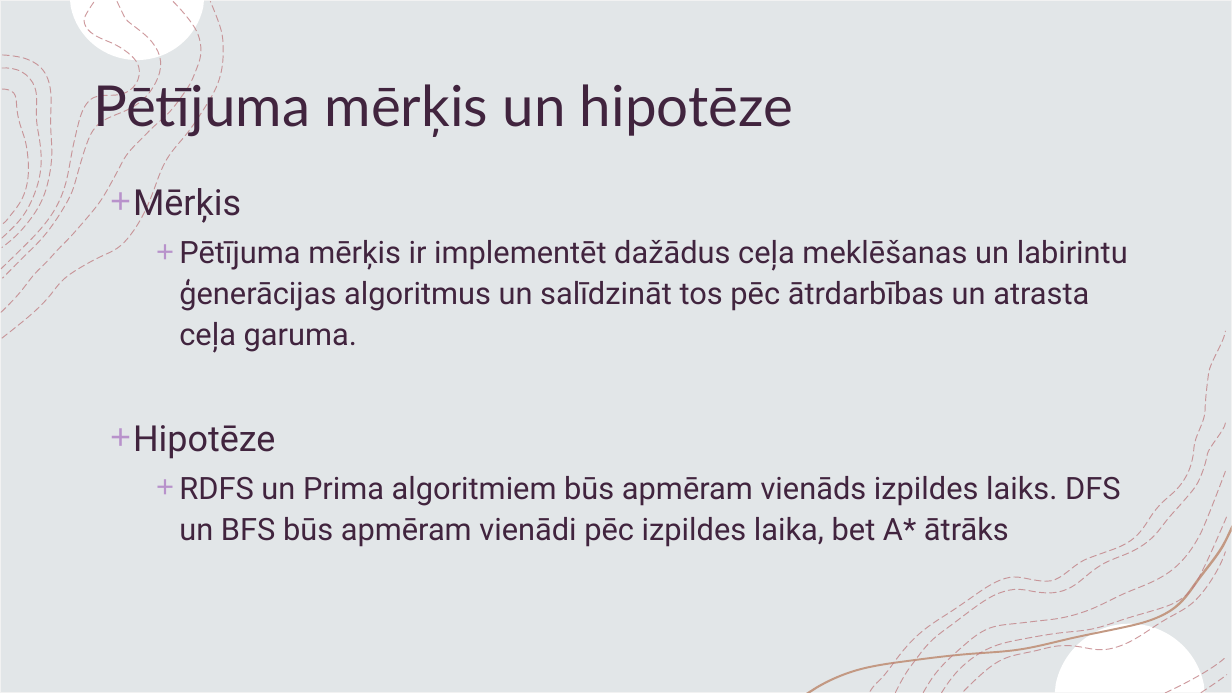
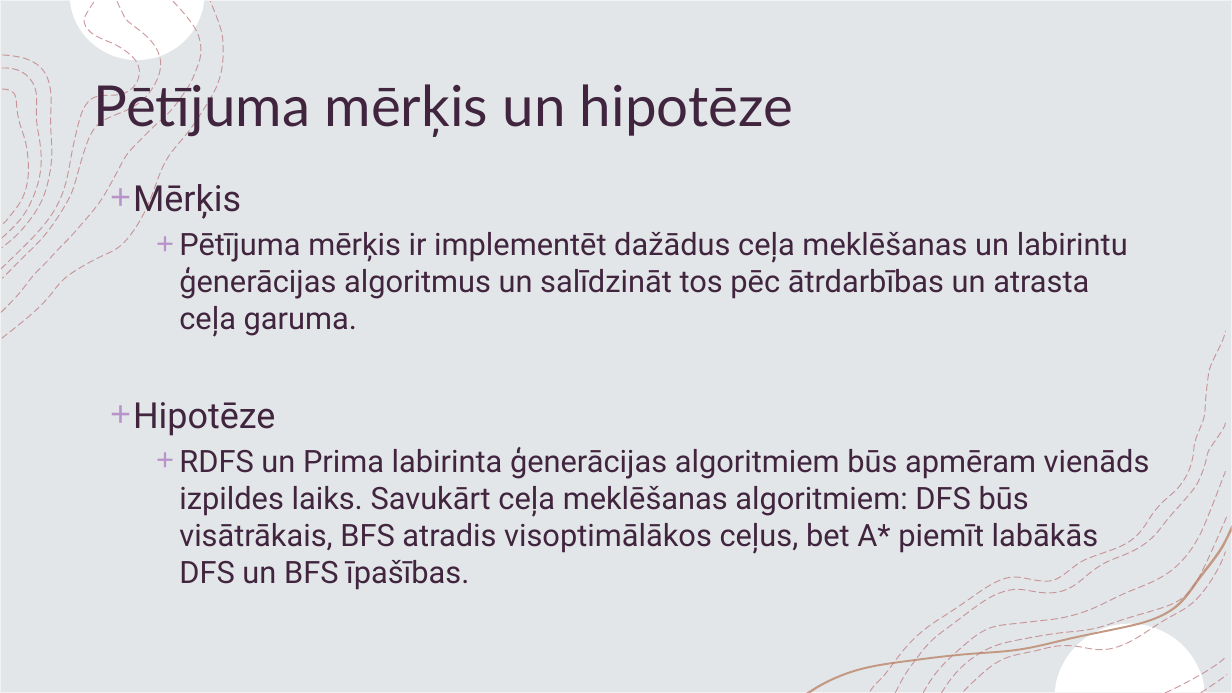
Before and after one commit to 4math/maze_solver, a slide deck: slide 2 of slides/Slides.pptx (slide 3 before the commit). Drawn at 1232x693 pixels with LibreOffice and Linux fonts; fonts in the diff are those of the drawing. Boxes give left, top, right and bottom in pixels: in the first picture for what was removed or moved away, otherwise in the second. Text is boxed around its words. In the diff, an @@ line names an element or a change of style, - is before the commit and + after.

Commit message:
updated slides

```diff
--- a/slides/Slides.pptx
+++ b/slides/Slides.pptx
@@ text at [133,178,1128,436]: line spacing 1.1 to 1 @@
@@ text at [179,447,1150,590]: text changed @@
-  + RDFS un Prima algoritmiem būs apmēram vienāds izpildes laiks. DFS un BFS būs apmēram vienādi pēc izpildes laika, bet A* ātrāks
+  + RDFS un Prima labirinta ģenerācijas algoritmiem būs apmēram vienāds izpildes laiks. Savukārt ceļa meklēšanas algoritmiem: DFS būs visātrākais, BFS atradis visoptimālākos ceļus, bet A* piemīt labākās DFS un BFS īpašības.
```
Also in this commit, not shown: 9 other slides changed, 1 slide removed, 1 other file.
